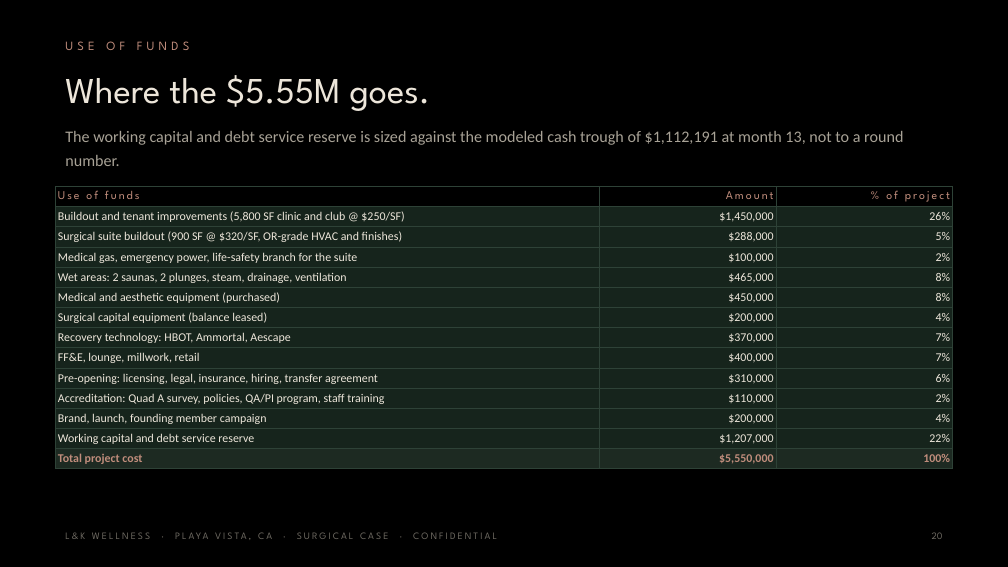
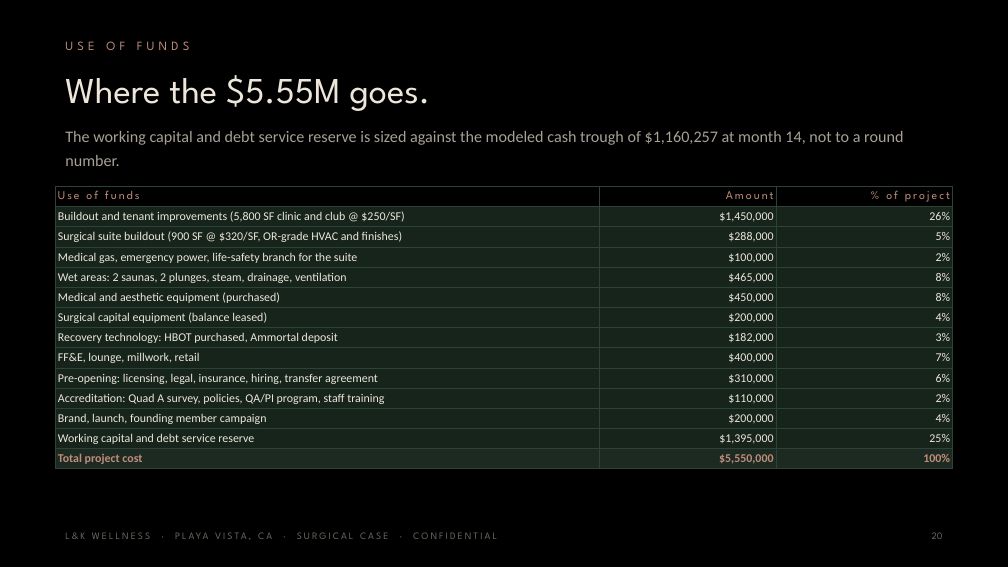
Before and after one commit to apexalpha811/lkwellness_OR, a slide deck: slide 20 of L-K-Wellness-Surgical-5.55M.pptx. Drawn at 1008x567 pixels with LibreOffice and Linux fonts; fonts in the diff are those of the drawing. Boxes give left, top, right and bottom in pixels: in the first picture for what was removed or moved away, otherwise in the second. Text is boxed around its words. In the diff, an @@ line names an element or a change of style, - is before the commit and + after.

```diff
--- a/L-K-Wellness-Surgical-5.55M.pptx
+++ b/L-K-Wellness-Surgical-5.55M.pptx
@@ text at box(65, 131, 903, 166): text changed @@
-The working capital and debt service reserve is sized against the modeled cash trough of $1,112,191 at month 13, not to a round number.
+The working capital and debt service reserve is sized against the modeled cash trough of $1,160,257 at month 14, not to a round number.
@@ table at box(55, 186, 953, 468) @@
-row 8: Recovery technology: HBOT, Ammortal, Aescape | $370,000 | 7%
+row 8: Recovery technology: HBOT purchased, Ammortal deposit | $182,000 | 3%
-row 13, column 2: $1,207,000
+row 13, column 2: $1,395,000
-row 13, column 3: 22%
+row 13, column 3: 25%
```
Also in this commit, not shown: 14 other slides changed, 4 other files.
